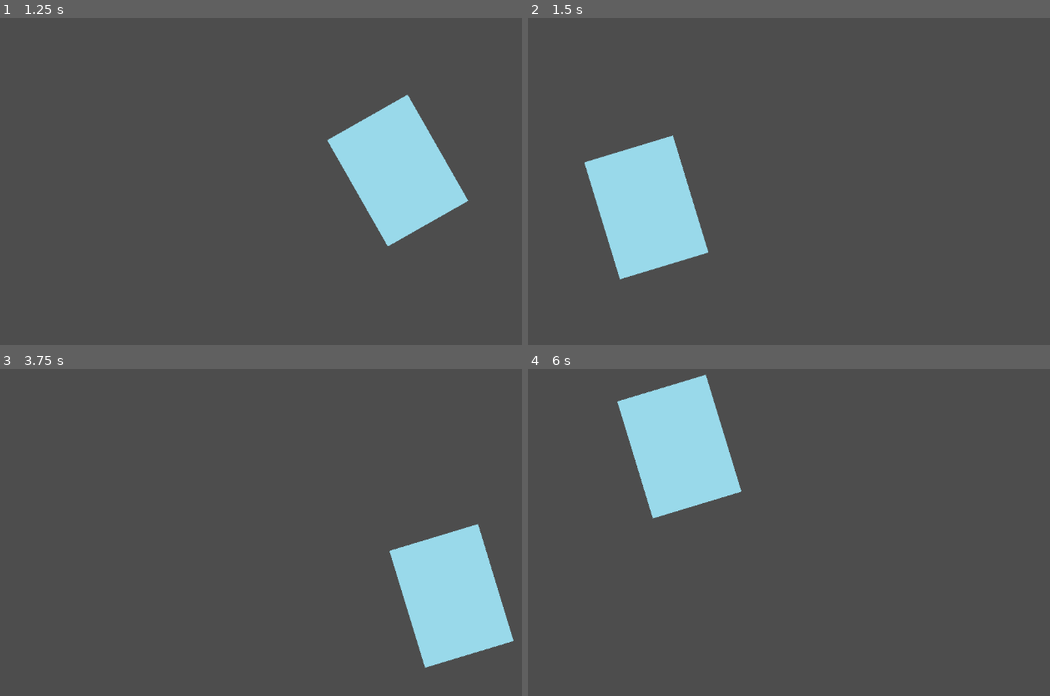
Above: before the commit, frames 1-4 (two rows, left to right).
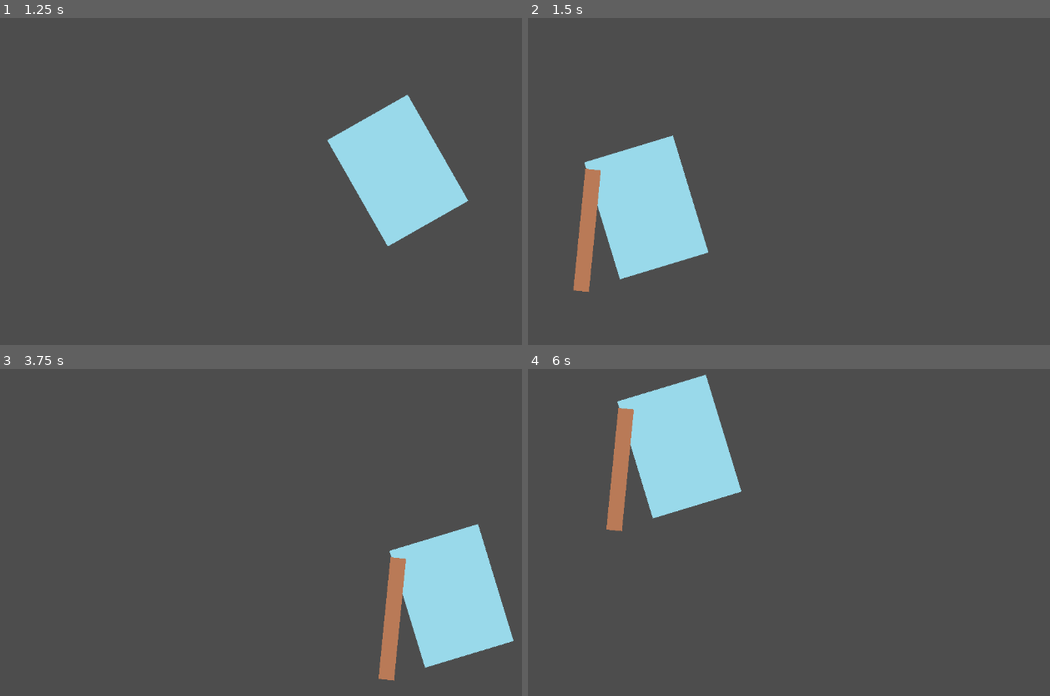
Above: after the commit, the same moments.

Repository: LuisGarrillo/Neo-Mel-vn
Game: Godot game, scene res://scenes/objects/pot.tscn
Two runs of this game, one before a commit and one after it. Both use one fixed random seed, a clock stepped at 60 frames per second and the inputs below. This scene is started directly instead of the project's main scene.
Inputs (mouse positions are in pixels of both pictures, inside the frame that each line leads up to):
- Up to frame 1 (1.25 s): tap Enter at 0.5 s; move the mouse to (396, 171) at 0.52 s; hold W (up) from 0.53 s (still down); hold Space (accept) from 0.53 s (still down); click (396, 171) at 0.67 s
- Up to frame 2 (1.5 s): move the mouse to (648, 207) at 1.27 s; release W (up) at 1.28 s; release Space (accept) at 1.28 s; hold S (down) from 1.28 s (still down); tap Space (accept) at 1.35 s
- Up to frame 3 (3.75 s): move the mouse to (318, 457) at 2.02 s; release S (down) at 2.03 s; hold Space (accept) 2.03-2.78 s; hold W (up) 2.03-3.53 s; move the mouse to (219, 614) at 2.77 s; tap Space (accept) at 2.85 s; click (219, 614) at 2.92 s; move the mouse to (448, 594) at 3.52 s; hold S (down) from 3.53 s (still down); hold Space (accept) from 3.53 s (still down)
- Up to frame 4 (6 s): move the mouse to (580, 483) at 4.27 s; release Space (accept) at 4.28 s; tap Space (accept) at 4.35, 5, 5.85 s; move the mouse to (815, 539) at 5.02 s; hold Space (accept) 5.03-5.78 s; click (815, 539) at 5.17 s; move the mouse to (679, 447) at 5.77 s; release S (down) at 5.78 s; hold W (up) from 5.78 s (still down)

Frame 1 is identical in both runs. In frame 2, 1.1% of the frame differs, in the area x 8-14%, y 46-84%; in frame 3, 1.1%; in frame 4, 1.1%.

Commit message:
Add coffee pouring toggle when tilting pot

Diff:
--- a/scenes/objects/pot.tscn
+++ b/scenes/objects/pot.tscn
@@ -1,7 +1,35 @@
-[gd_scene load_steps=7 format=3 uid="uid://b8hjgpy2g1kxu"]
+[gd_scene load_steps=8 format=3 uid="uid://b8hjgpy2g1kxu"]
 
 [ext_resource type="Texture2D" uid="uid://dlf8rfuitj4yb" path="res://assets/sprites/objects/pot.png" id="1_j081o"]
 [ext_resource type="Script" path="res://scripts/objects/pot.gd" id="1_k4hfo"]
+[ext_resource type="PackedScene" uid="uid://tf6xa0yt36x7" path="res://scenes/objects/coffee_pour.tscn" id="3_c1yrk"]
+
+[sub_resource type="Animation" id="Animation_1jvi2"]
+length = 0.001
+tracks/0/type = "value"
+tracks/0/imported = false
+tracks/0/enabled = true
+tracks/0/path = NodePath(".:rotation")
+tracks/0/interp = 1
+tracks/0/loop_wrap = true
+tracks/0/keys = {
+"times": PackedFloat32Array(0),
+"transitions": PackedFloat32Array(1),
+"update": 0,
+"values": [0.0]
+}
+tracks/1/type = "value"
+tracks/1/imported = false
+tracks/1/enabled = true
+tracks/1/path = NodePath("CoffeePour:rotation")
+tracks/1/interp = 1
+tracks/1/loop_wrap = true
+tracks/1/keys = {
+"times": PackedFloat32Array(0),
+"transitions": PackedFloat32Array(1),
+"update": 0,
+"values": [0.0]
+}
 
 [sub_resource type="Animation" id="Animation_bspnd"]
 resource_name = "pour"
@@ -32,20 +60,31 @@
 "method": &"set_finished_rotation"
 }]
 }
-
-[sub_resource type="Animation" id="Animation_1jvi2"]
-length = 0.001
-tracks/0/type = "value"
-tracks/0/imported = false
-tracks/0/enabled = true
-tracks/0/path = NodePath(".:rotation")
-tracks/0/interp = 1
-tracks/0/loop_wrap = true
-tracks/0/keys = {
-"times": PackedFloat32Array(0),
+tracks/2/type = "method"
+tracks/2/imported = false
+tracks/2/enabled = true
+tracks/2/path = NodePath("CoffeePour")
+tracks/2/interp = 1
+tracks/2/loop_wrap = true
+tracks/2/keys = {
+"times": PackedFloat32Array(0.6),
+"transitions": PackedFloat32Array(1),
+"values": [{
+"args": [],
+"method": &"toggle"
+}]
+}
+tracks/3/type = "value"
+tracks/3/imported = false
+tracks/3/enabled = true
+tracks/3/path = NodePath("CoffeePour:rotation")
+tracks/3/interp = 1
+tracks/3/loop_wrap = true
+tracks/3/keys = {
+"times": PackedFloat32Array(0.6),
 "transitions": PackedFloat32Array(1),
 "update": 0,
-"values": [0.0]
+"values": [0.523599]
 }
 
 [sub_resource type="Animation" id="Animation_ogx50"]
@@ -77,6 +116,32 @@
 "method": &"set_finished_rotation"
 }]
 }
+tracks/2/type = "method"
+tracks/2/imported = false
+tracks/2/enabled = true
+tracks/2/path = NodePath("CoffeePour")
+tracks/2/interp = 1
+tracks/2/loop_wrap = true
+tracks/2/keys = {
+"times": PackedFloat32Array(0.6),
+"transitions": PackedFloat32Array(1),
+"values": [{
+"args": [],
+"method": &"toggle"
+}]
+}
+tracks/3/type = "value"
+tracks/3/imported = false
+tracks/3/enabled = true
+tracks/3/path = NodePath("CoffeePour:rotation")
+tracks/3/interp = 1
+tracks/3/loop_wrap = true
+tracks/3/keys = {
+"times": PackedFloat32Array(0, 0.6),
+"transitions": PackedFloat32Array(1, 1.5),
+"update": 0,
+"values": [0.523599, 0.0]
+}
 
 [sub_resource type="AnimationLibrary" id="AnimationLibrary_govov"]
 _data = {
@@ -88,6 +153,9 @@
 [node name="pot" type="Node2D"]
 script = ExtResource("1_k4hfo")
 
+[node name="Marker2D" type="Marker2D" parent="."]
+position = Vector2(-70, -90)
+
 [node name="Sprite2D" type="Sprite2D" parent="."]
 texture = ExtResource("1_j081o")
 
@@ -96,5 +164,4 @@
 "": SubResource("AnimationLibrary_govov")
 }
 
-[node name="Marker2D" type="Marker2D" parent="."]
-position = Vector2(-70, -90)
+[node name="CoffeePour" parent="." instance=ExtResource("3_c1yrk")]
--- a/scripts/objects/pot.gd
+++ b/scripts/objects/pot.gd
@@ -1,7 +1,11 @@
 extends Node2D
 @onready var animation_player: AnimationPlayer = $AnimationPlayer
+@onready var coffee_pour: Node2D = $CoffeePour
 
 var finished_rotation = false
+
+func _ready() -> void:
+	coffee_pour.position = $Marker2D.position
 
 # Called every frame. 'delta' is the elapsed time since the previous frame.
 func _process(_delta: float) -> void:
@@ -11,9 +15,12 @@
 func check_input():
 	if Input.is_mouse_button_pressed(MOUSE_BUTTON_LEFT) and not finished_rotation:
 		animation_player.play("pour")
+
 	elif not Input.is_mouse_button_pressed(MOUSE_BUTTON_LEFT) and finished_rotation:
 		animation_player.play("return")
 
-
 func set_finished_rotation():
 	finished_rotation = !finished_rotation
+
+func toggle_pouring():
+	coffee_pour.toggle()
